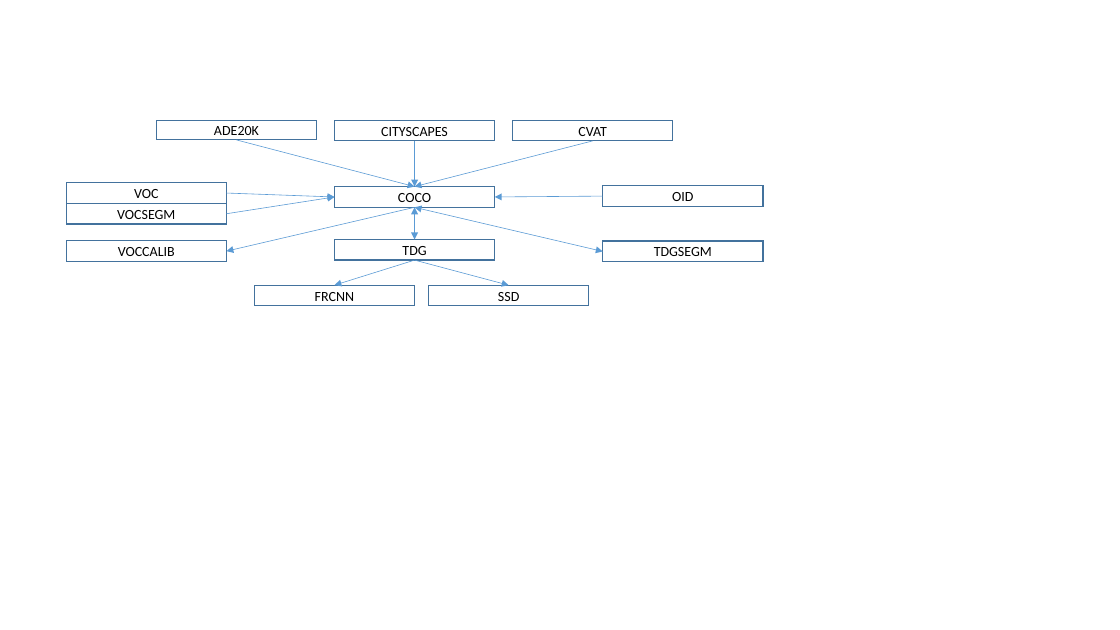
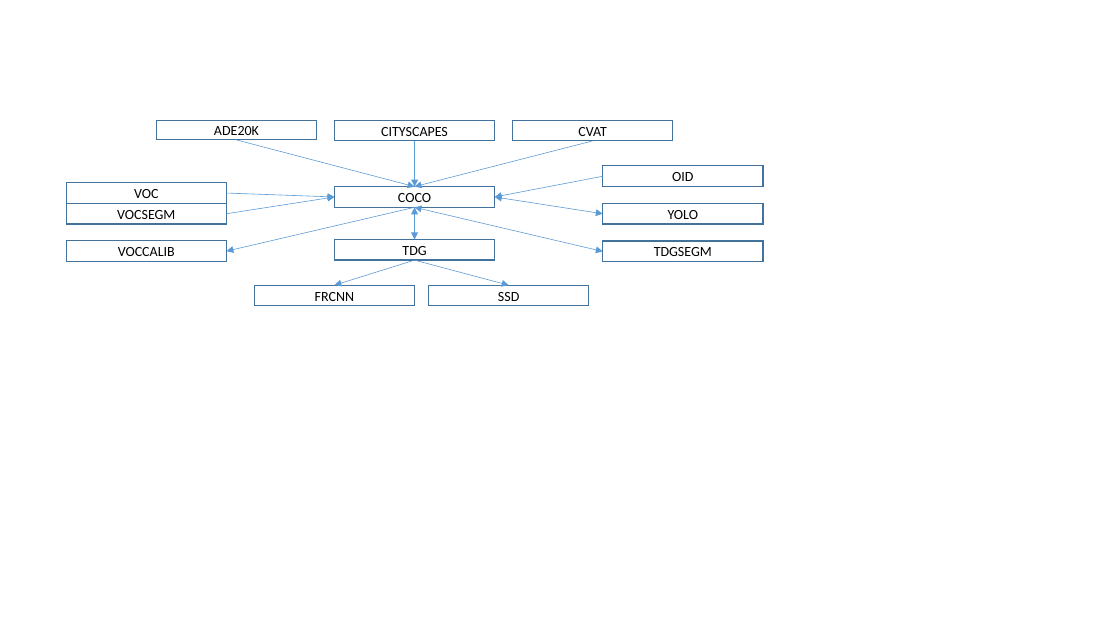
Before and after one commit to ISSResearch/Dataset-Converters, a slide deck: slide 1 of doc/Vis.pptx. Drawn at 1120x630 pixels with LibreOffice and Linux fonts; fonts in the diff are those of the drawing. Boxes give left, top, right and bottom in pixels: in the first picture for what was removed or moved away, otherwise in the second. Text is boxed around its words. In the diff, an @@ line names an element or a change of style, - is before the commit and + after.

Commit message:
YOLO2COCO and COCO2YOLO converters are added

```diff
--- a/doc/Vis.pptx
+++ b/doc/Vis.pptx
@@ arrow moved from (603, 196) - (495, 197) to (603, 176) - (495, 197) @@
@@ rectangle "OID": place and size @@
-rectangle "OID" at <box>603,186,764,207</box>
+rectangle "OID" at <box>603,166,764,187</box>
@@ double arrow added from (603, 213) to (495, 197), #5B9BD5 0.5 pt @@
@@ rectangle added at <box>603,203,764,224</box>, fill #FFFFFF, outline #43739E 1 pt, 12 pt, text #000000 @@
+YOLO
```
Also in this commit, not shown: 6 other files.
